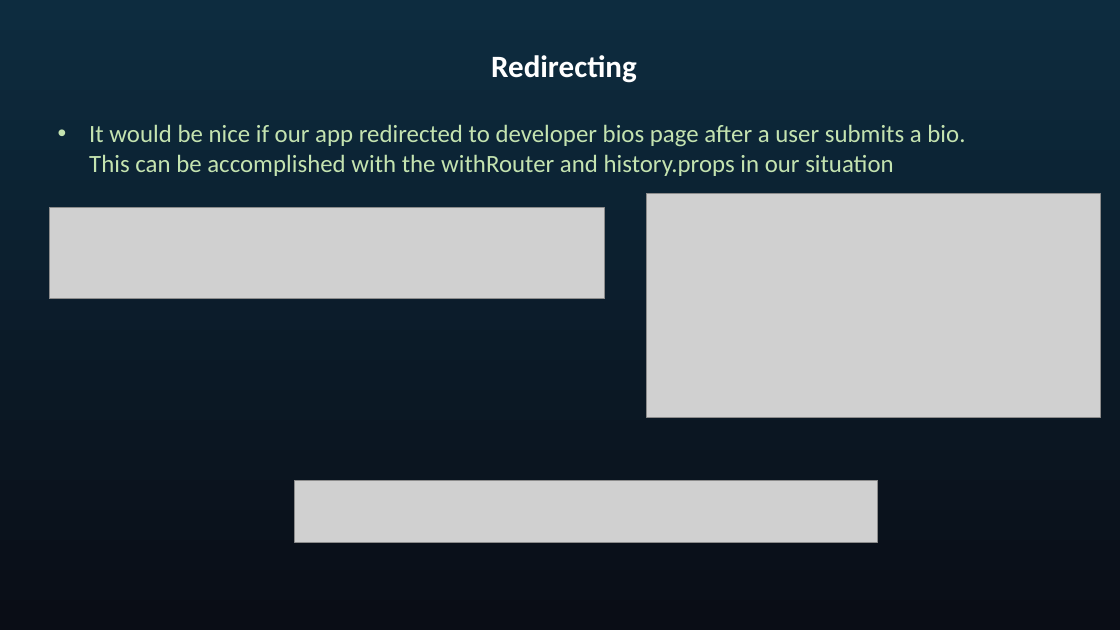
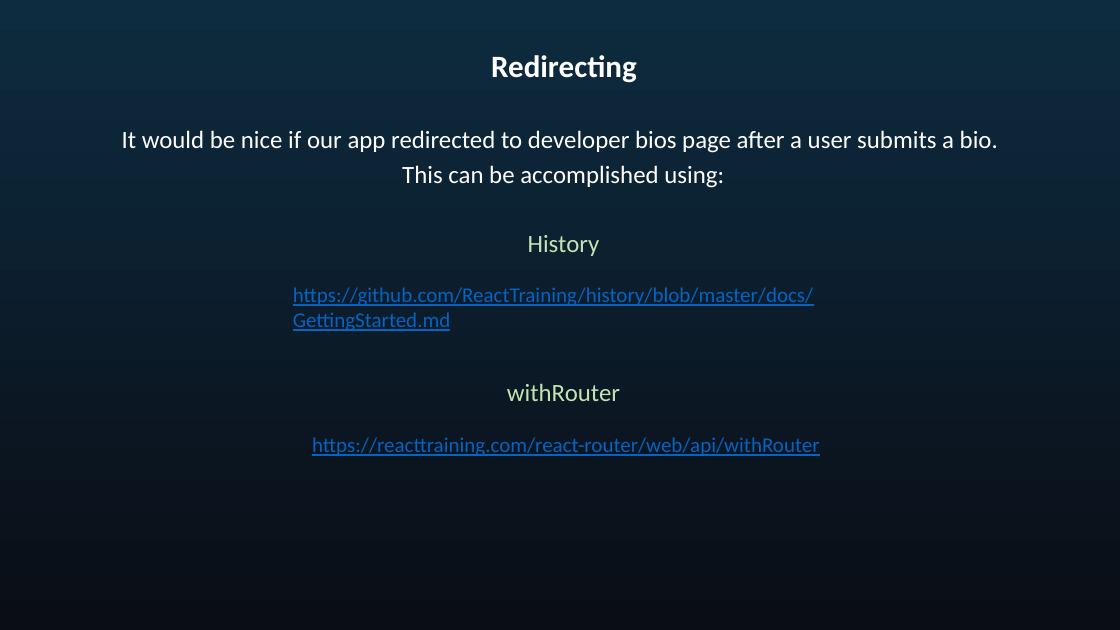
Before and after one commit to seblechernet/PowerPoint-Decks, a slide deck: slide 19 of 04 React Routing, Component Lifecycle Methods.pptx. Drawn at 1120x630 pixels with LibreOffice and Linux fonts; fonts in the diff are those of the drawing; grey boxes stand for pictures. Boxes give left, top, right and bottom in pixels: in the first picture for what was removed or moved away, otherwise in the second. Text is boxed around its words. In the diff, an @@ line names an element or a change of style, - is before the commit and + after.

```diff
--- a/04 React Routing, Component Lifecycle Methods.pptx
+++ b/04 React Routing, Component Lifecycle Methods.pptx
@@ text at box(122, 130, 998, 256): text changed; text colour #C4E3B0 to #FFFFFF @@
-• It would be nice if our app redirected to developer bios page after a user submits a bio. This can be accomplished with the withRouter and history.props in our situation
+It would be nice if our app redirected to developer bios page after a user submits a bio.
+This can be accomplished using:
+History
@@ picture removed at box(50, 208, 605, 299) @@
@@ picture removed at box(647, 193, 1101, 418) @@
@@ text added at box(293, 287, 813, 331), 18 pt, text #0563C1, underline @@
+https://github.com/ReactTraining/history/blob/master/docs/GettingStarted.md
@@ text added at box(312, 383, 820, 456), 18 pt, text #0563C1, underline @@
+withRouter
+https://reacttraining.com/react-router/web/api/withRouter
@@ picture removed at box(295, 481, 878, 543) @@
```
Also in this commit, not shown: 6 other slides changed, 11 slides added, 2 slides removed.
